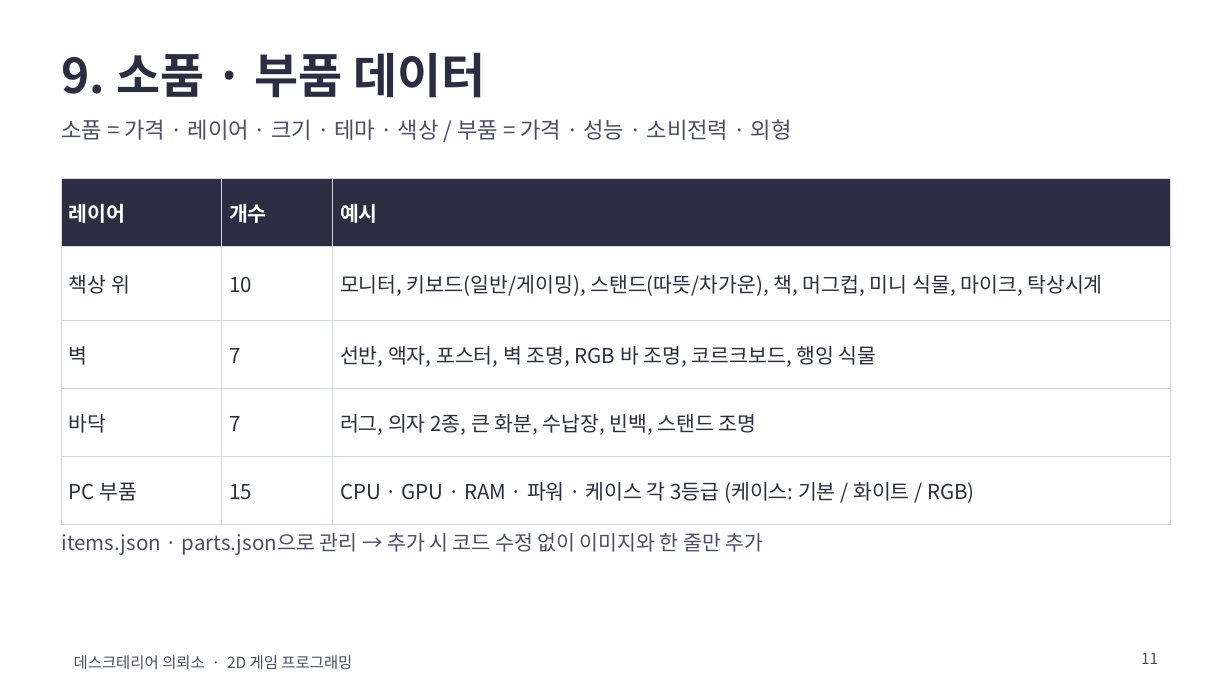
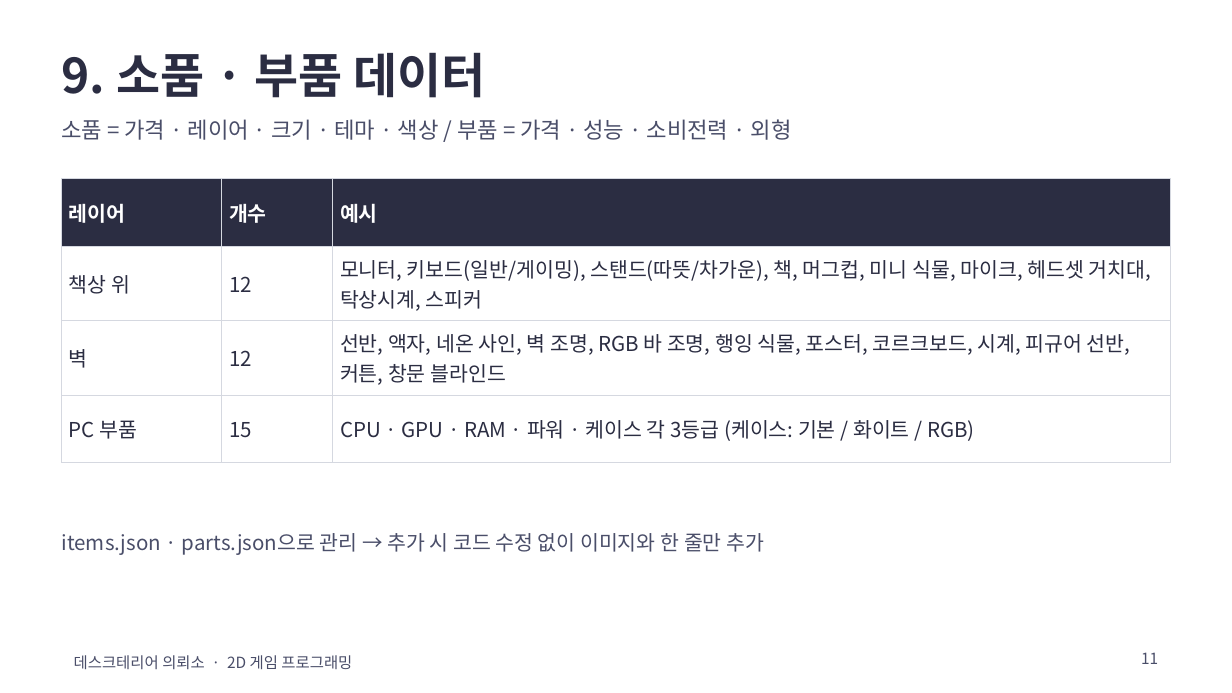
Before and after one commit to gladinoo/2DGAMEPROJECT, a slide deck: slide 11 of docs/데스크테리어의뢰소_기획서.pptx. Drawn at 1232x693 pixels with LibreOffice and Linux fonts; fonts in the diff are those of the drawing. Boxes give left, top, right and bottom in pixels: in the first picture for what was removed or moved away, otherwise in the second. Text is boxed around its words. In the diff, an @@ line names an element or a change of style, - is before the commit and + after.

```diff
--- a/docs/데스크테리어의뢰소_기획서.pptx
+++ b/docs/데스크테리어의뢰소_기획서.pptx
@@ table at box(62, 179, 1170, 445) @@
-row 2: 책상 위 | 10 | 모니터, 키보드(일반/게이밍), 스탠드(따뜻/차가운), 책, 머그컵, 미니 식물, 마이크, 탁상시계
-row 3: 벽 | 7 | 선반, 액자, 포스터, 벽 조명, RGB 바 조명, 코르크보드, 행잉 식물
-row 4: 바닥 | 7 | 러그, 의자 2종, 큰 화분, 수납장, 빈백, 스탠드 조명
+row 2: 책상 위 | 12 | 모니터, 키보드(일반/게이밍), 스탠드(따뜻/차가운), 책, 머그컵, 미니 식물, 마이크, 헤드셋 거치대, 탁상시계, 스피커
+row 3: 벽 | 12 | 선반, 액자, 네온 사인, 벽 조명, RGB 바 조명, 행잉 식물, 포스터, 코르크보드, 시계, 피규어 선반, 커튼, 창문 블라인드
```
Also in this commit, not shown: 3 other slides changed, 1 slide added, 6 other files.
